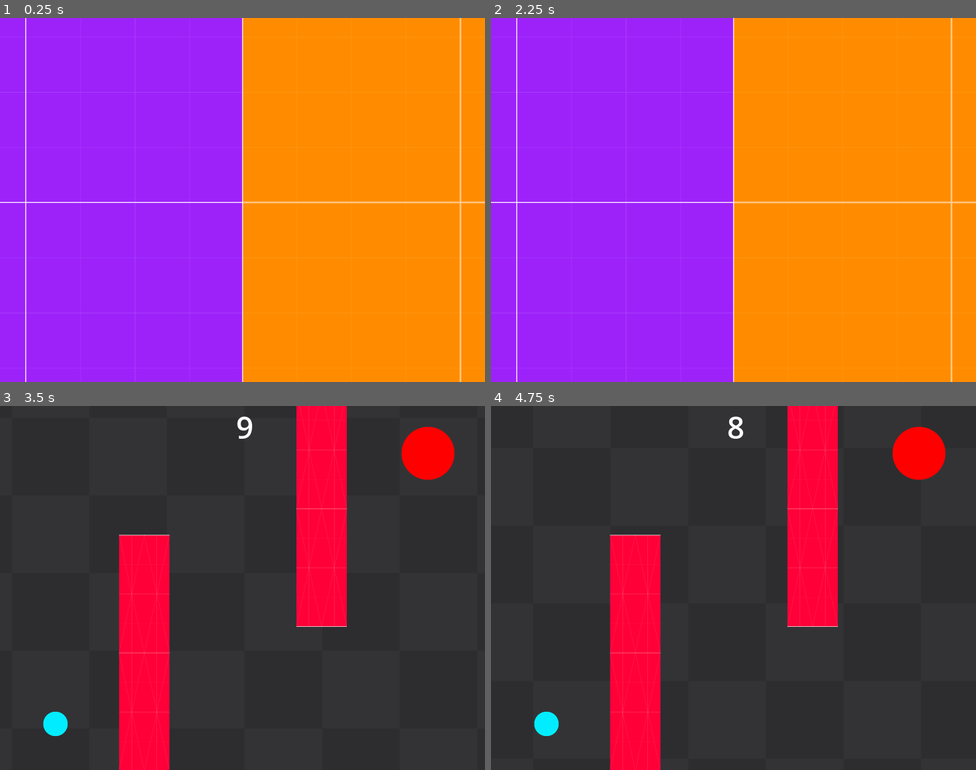
Above: before the commit, frames 1-4 (two rows, left to right).
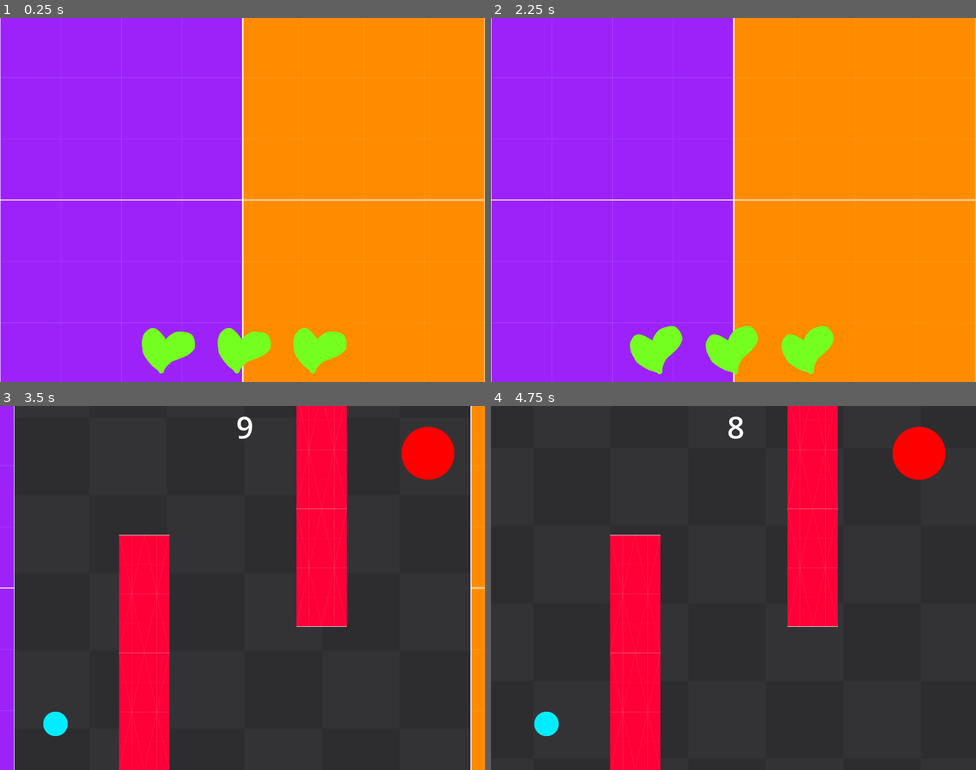
Above: after the commit, the same moments.

Repository: groundsmind/earthRush
Game: Godot game, scene res://Scenes/Game/MainGame.tscn
Same seed, same stepped clock (60 frames per second), same inputs: the game is played once before the commit and once after it. This scene is started directly instead of the project's main scene.
Inputs (mouse positions are in pixels of both pictures, inside the frame that each line leads up to):
- Up to frame 1 (0.25 s): no input
- Up to frame 2 (2.25 s): move the mouse to (840, 181) at 0.52 s; press the mouse at (840, 181) at 0.53 s; move the mouse to (636, 218) at 1.27 s; release the mouse at (636, 218) at 1.28 s; tap C at 1.35 s; move the mouse to (782, 119) at 2.02 s; hold Q from 2.03 s (still down)
- Up to frame 3 (3.5 s): move the mouse to (218, 660) at 2.77 s; release Q at 2.78 s; click (218, 660) at 2.85 s
- Up to frame 4 (4.75 s): move the mouse to (544, 722) at 3.52 s; hold C 3.53-4.28 s; move the mouse to (588, 533) at 4.27 s; tap Q at 4.35 s

The runs differ from the first frame. In frame 1, 5.5% of the frame differs, in the area x 0-100%, y 0-100%; in frame 2, 5.5%; in frame 3, 6.0%; in frame 4, nothing differs.

Commit message:
lives system, only viz for now. need to implement game over still

Diff:
--- a/src/DebugScene.tscn
+++ b/src/DebugScene.tscn
@@ -1,7 +1,7 @@
 [gd_scene format=3 uid="uid://cn67gecooprai"]
 
-[ext_resource type="Texture2D" uid="uid://du0cghd16hlim" path="res://icon.svg" id="1_pfeqe"]
-[ext_resource type="PackedScene" uid="uid://c1pp1kel30348" path="res://foot_tracking/foot_controller.tscn" id="2_47f4b"]
+[ext_resource type="Texture2D" path="res://icon.svg" id="1_pfeqe"]
+[ext_resource type="PackedScene" uid="uid://c1pp1kel30348" path="res://foot_tracking/SampleFootController/foot_controller.tscn" id="2_47f4b"]
 
 [sub_resource type="GDScript" id="GDScript_lti8b"]
 resource_name = "wawa"
--- a/src/Scenes/Game/GameManager.gd
+++ b/src/Scenes/Game/GameManager.gd
@@ -11,16 +11,21 @@
 @onready var transition_animation_player = $TransitionVisuals/Transition/AnimationPlayer
 @onready var victory_label = $TransitionVisuals/Transition/VictoryLabel
 @onready var defeat_label = $TransitionVisuals/Transition/DefeatLabel
-@onready var game_end_timer_display = $Hud/CanvasLayer/GameEndTimerDisplay
+@onready var game_end_timer_display = $GameEndTimerDisplay
+
+var total_hp: int = 3
+@onready var current_hp = total_hp
 
 var current_game : MicroGame
 var transitioning : bool = false
 
-func _ready():
+signal hp_change
+
+func _ready() -> void:
 	transition_timer.timeout.connect(start_transition)
 	transition_timer.start()
 
-func start_transition():
+func start_transition() -> void:
 	print_debug("starting transition...")
 	if game_list.is_empty():
 		print("Game Over! No more microgames left.")
@@ -41,15 +46,16 @@
 	current_game.lost.connect(game_lost)
 	transition_animation_player.play("open")
 
-func game_won(scene):
+func game_won(scene) -> void:
 	print_debug("received game won!")
 	end_microgame(scene, victory_label)
 
-func game_lost(scene):
+func game_lost(scene) -> void:
 	print_debug("received game lost!")
 	end_microgame(scene, defeat_label)
+	decrease_health()
 
-func end_microgame(scene, result_label: Label):
+func end_microgame(scene, result_label: Label) -> void:
 	if transitioning: return
 	transitioning = true
 	transition_animation_player.play("close")
@@ -65,7 +71,11 @@
 		scene.queue_free()
 	current_game = null
 
-func _process(_delta):
+func decrease_health() -> void:
+	current_hp -= 1
+	hp_change.emit()
+
+func _process(_delta) -> void:
 	if is_instance_valid(current_game) and current_game.game_end_timer:
 		game_end_timer_display.text = str(int(current_game.game_end_timer.time_left))
 	else:
--- a/src/Scenes/Game/MainGame.tscn
+++ b/src/Scenes/Game/MainGame.tscn
@@ -5,59 +5,172 @@
 [ext_resource type="Texture2D" uid="uid://cxfsk5bchlypt" path="res://Assets/Sprites/kenney_prototype-textures/PNG/Orange/texture_04.png" id="3_oilwc"]
 [ext_resource type="PackedScene" uid="uid://tx0g7s1e571g" path="res://Scenes/Microgames/Maze/maze.tscn" id="3_to5xg"]
 [ext_resource type="Texture2D" uid="uid://dtmgg7ptua8iq" path="res://Assets/Sprites/kenney_prototype-textures/PNG/Purple/texture_02.png" id="4_oilwc"]
+[ext_resource type="Script" uid="uid://dmd63p8wyuv04" path="res://Scenes/Game/hearts.gd" id="6_1605l"]
+[ext_resource type="Texture2D" uid="uid://ph4fwqaias0l" path="res://Assets/Sprites/UI/heart_full.png" id="7_1605l"]
+[ext_resource type="Texture2D" uid="uid://cyvi4ymsjpvxp" path="res://Assets/Sprites/UI/heart_break.png" id="8_5jl82"]
+[ext_resource type="Script" uid="uid://bfdyh5ldwik4s" path="res://Scripts/heart_swing.gd" id="9_5jl82"]
 
 [sub_resource type="Animation" id="Animation_oilwc"]
 length = 0.001
 tracks/0/type = "value"
 tracks/0/imported = false
 tracks/0/enabled = true
-tracks/0/path = NodePath("LeftDoor:position")
+tracks/0/path = NodePath("Doors/LeftDoor:position")
 tracks/0/interp = 1
 tracks/0/loop_wrap = true
 tracks/0/keys = {
 "times": PackedFloat32Array(0),
-"transitions": PackedFloat32Array(1),
-"update": 0,
-"values": [Vector2(85.00001, 608)]
+"transitions": PackedFloat32Array(0.3298776),
+"update": 0,
+"values": [Vector2(-800, 0)]
 }
 tracks/1/type = "value"
 tracks/1/imported = false
 tracks/1/enabled = true
-tracks/1/path = NodePath("LeftDoor2:position")
+tracks/1/path = NodePath("Doors/RightDoor:position")
 tracks/1/interp = 1
 tracks/1/loop_wrap = true
 tracks/1/keys = {
 "times": PackedFloat32Array(0),
-"transitions": PackedFloat32Array(1),
-"update": 0,
-"values": [Vector2(1518.9999, 608)]
+"transitions": PackedFloat32Array(0.3298776),
+"update": 0,
+"values": [Vector2(800, 0)]
+}
+tracks/2/type = "value"
+tracks/2/imported = false
+tracks/2/enabled = true
+tracks/2/path = NodePath("Hearts/Heart1:position")
+tracks/2/interp = 1
+tracks/2/loop_wrap = true
+tracks/2/keys = {
+"times": PackedFloat32Array(0),
+"transitions": PackedFloat32Array(1),
+"update": 0,
+"values": [Vector2(-250, 0)]
+}
+tracks/3/type = "value"
+tracks/3/imported = false
+tracks/3/enabled = true
+tracks/3/path = NodePath("Hearts/Heart2:position")
+tracks/3/interp = 1
+tracks/3/loop_wrap = true
+tracks/3/keys = {
+"times": PackedFloat32Array(0),
+"transitions": PackedFloat32Array(1),
+"update": 0,
+"values": [Vector2(0, 0)]
+}
+tracks/4/type = "value"
+tracks/4/imported = false
+tracks/4/enabled = true
+tracks/4/path = NodePath("Hearts/Heart3:position")
+tracks/4/interp = 1
+tracks/4/loop_wrap = true
+tracks/4/keys = {
+"times": PackedFloat32Array(0),
+"transitions": PackedFloat32Array(1),
+"update": 0,
+"values": [Vector2(250, 0)]
+}
+tracks/5/type = "value"
+tracks/5/imported = false
+tracks/5/enabled = true
+tracks/5/path = NodePath("Hearts/Heart1:rotation")
+tracks/5/interp = 1
+tracks/5/loop_wrap = true
+tracks/5/keys = {
+"times": PackedFloat32Array(0),
+"transitions": PackedFloat32Array(1),
+"update": 0,
+"values": [0.0]
+}
+tracks/6/type = "value"
+tracks/6/imported = false
+tracks/6/enabled = true
+tracks/6/path = NodePath("Hearts/Heart2:rotation")
+tracks/6/interp = 1
+tracks/6/loop_wrap = true
+tracks/6/keys = {
+"times": PackedFloat32Array(0),
+"transitions": PackedFloat32Array(1),
+"update": 0,
+"values": [0.0]
+}
+tracks/7/type = "value"
+tracks/7/imported = false
+tracks/7/enabled = true
+tracks/7/path = NodePath("Hearts/Heart3:rotation")
+tracks/7/interp = 1
+tracks/7/loop_wrap = true
+tracks/7/keys = {
+"times": PackedFloat32Array(0),
+"transitions": PackedFloat32Array(1),
+"update": 0,
+"values": [0.0]
 }
 
 [sub_resource type="Animation" id="Animation_u6ljv"]
 resource_name = "Close"
+length = 0.5
 tracks/0/type = "value"
 tracks/0/imported = false
 tracks/0/enabled = true
-tracks/0/path = NodePath("LeftDoor:position")
-tracks/0/interp = 1
+tracks/0/path = NodePath("Doors/LeftDoor:position")
+tracks/0/interp = 2
 tracks/0/loop_wrap = true
 tracks/0/keys = {
-"times": PackedFloat32Array(0, 0.96666664),
-"transitions": PackedFloat32Array(5.6568513, 5.6568513),
-"update": 0,
-"values": [Vector2(-761.99994, 608), Vector2(97, 608)]
+"times": PackedFloat32Array(0, 0.5),
+"transitions": PackedFloat32Array(0.5, 5),
+"update": 0,
+"values": [Vector2(-1600, 0), Vector2(-800, 0)]
 }
 tracks/1/type = "value"
 tracks/1/imported = false
 tracks/1/enabled = true
-tracks/1/path = NodePath("LeftDoor2:position")
-tracks/1/interp = 1
+tracks/1/path = NodePath("Doors/RightDoor:position")
+tracks/1/interp = 2
 tracks/1/loop_wrap = true
 tracks/1/keys = {
-"times": PackedFloat32Array(0, 0.9333334),
-"transitions": PackedFloat32Array(5.6568513, 5.6568513),
-"update": 0,
-"values": [Vector2(2366, 608), Vector2(1536, 608)]
+"times": PackedFloat32Array(0, 0.5),
+"transitions": PackedFloat32Array(0.5, 5),
+"update": 0,
+"values": [Vector2(1600, 0), Vector2(800, 0)]
+}
+tracks/2/type = "value"
+tracks/2/imported = false
+tracks/2/enabled = true
+tracks/2/path = NodePath("Hearts/Heart1:position")
+tracks/2/interp = 2
+tracks/2/loop_wrap = true
+tracks/2/keys = {
+"times": PackedFloat32Array(0, 0.20000008),
+"transitions": PackedFloat32Array(1, -0.5),
+"update": 0,
+"values": [Vector2(-250, 250), Vector2(-250, 0)]
+}
+tracks/3/type = "value"
+tracks/3/imported = false
+tracks/3/enabled = true
+tracks/3/path = NodePath("Hearts/Heart2:position")
+tracks/3/interp = 2
+tracks/3/loop_wrap = true
+tracks/3/keys = {
+"times": PackedFloat32Array(0, 0.3),
+"transitions": PackedFloat32Array(1, -0.5),
+"update": 0,
+"values": [Vector2(0, 250), Vector2(0, 0)]
+}
+tracks/4/type = "value"
+tracks/4/imported = false
+tracks/4/enabled = true
+tracks/4/path = NodePath("Hearts/Heart3:position")
+tracks/4/interp = 2
+tracks/4/loop_wrap = true
+tracks/4/keys = {
+"times": PackedFloat32Array(0, 0.40000007),
+"transitions": PackedFloat32Array(1, -0.5),
+"update": 0,
+"values": [Vector2(250, 250), Vector2(250, 0)]
 }
 
 [sub_resource type="Animation" id="Animation_to5xg"]
@@ -65,26 +178,98 @@
 tracks/0/type = "value"
 tracks/0/imported = false
 tracks/0/enabled = true
-tracks/0/path = NodePath("LeftDoor:position")
+tracks/0/path = NodePath("Doors/LeftDoor:position")
 tracks/0/interp = 2
 tracks/0/loop_wrap = true
 tracks/0/keys = {
-"times": PackedFloat32Array(0, 0.96666664),
-"transitions": PackedFloat32Array(0.3298776, 0.3298776),
-"update": 0,
-"values": [Vector2(85.00001, 608), Vector2(-761.99994, 608)]
+"times": PackedFloat32Array(0, 1),
+"transitions": PackedFloat32Array(0.3298776, 0.5),
+"update": 0,
+"values": [Vector2(-800, 0), Vector2(-1600, 0)]
 }
 tracks/1/type = "value"
 tracks/1/imported = false
 tracks/1/enabled = true
-tracks/1/path = NodePath("LeftDoor2:position")
+tracks/1/path = NodePath("Doors/RightDoor:position")
 tracks/1/interp = 2
 tracks/1/loop_wrap = true
 tracks/1/keys = {
-"times": PackedFloat32Array(0, 0.96666664),
-"transitions": PackedFloat32Array(0.3298776, 0.3298776),
-"update": 0,
-"values": [Vector2(1518.9999, 608), Vector2(2366, 608)]
+"times": PackedFloat32Array(0, 1),
+"transitions": PackedFloat32Array(0.3298776, 0.5),
+"update": 0,
+"values": [Vector2(800, 0), Vector2(1600, 0)]
+}
+tracks/2/type = "value"
+tracks/2/imported = false
+tracks/2/enabled = true
+tracks/2/path = NodePath("Hearts/Heart1:position")
+tracks/2/interp = 2
+tracks/2/loop_wrap = true
+tracks/2/keys = {
+"times": PackedFloat32Array(5.9604645e-08, 0.23333333),
+"transitions": PackedFloat32Array(3.3635814, 1),
+"update": 0,
+"values": [Vector2(-250, 0), Vector2(-250, 250)]
+}
+tracks/3/type = "value"
+tracks/3/imported = false
+tracks/3/enabled = true
+tracks/3/path = NodePath("Hearts/Heart2:position")
+tracks/3/interp = 2
+tracks/3/loop_wrap = true
+tracks/3/keys = {
+"times": PackedFloat32Array(0, 0.3333333),
+"transitions": PackedFloat32Array(3.3635814, 1),
+"update": 0,
+"values": [Vector2(0, 0), Vector2(0, 250)]
+}
+tracks/4/type = "value"
+tracks/4/imported = false
+tracks/4/enabled = true
+tracks/4/path = NodePath("Hearts/Heart3:position")
+tracks/4/interp = 2
+tracks/4/loop_wrap = true
+tracks/4/keys = {
+"times": PackedFloat32Array(0, 0.43333334),
+"transitions": PackedFloat32Array(3.3635814, 1),
+"update": 0,
+"values": [Vector2(250, 0), Vector2(250, 250)]
+}
+tracks/5/type = "value"
+tracks/5/imported = false
+tracks/5/enabled = true
+tracks/5/path = NodePath("Hearts/Heart1:rotation")
+tracks/5/interp = 2
+tracks/5/loop_wrap = true
+tracks/5/keys = {
+"times": PackedFloat32Array(0, 0.23333333),
+"transitions": PackedFloat32Array(1, -2),
+"update": 0,
+"values": [0.0, 6.283185307179586]
+}
+tracks/6/type = "value"
+tracks/6/imported = false
+tracks/6/enabled = true
+tracks/6/path = NodePath("Hearts/Heart2:rotation")
+tracks/6/interp = 2
+tracks/6/loop_wrap = true
+tracks/6/keys = {
+"times": PackedFloat32Array(0, 0.33333334),
+"transitions": PackedFloat32Array(1, -2),
+"update": 0,
+"values": [0.0, 6.283185307179586]
+}
+tracks/7/type = "value"
+tracks/7/imported = false
+tracks/7/enabled = true
+tracks/7/path = NodePath("Hearts/Heart3:rotation")
+tracks/7/interp = 2
+tracks/7/loop_wrap = true
+tracks/7/keys = {
+"times": PackedFloat32Array(0, 0.43333334),
+"transitions": PackedFloat32Array(1, -2),
+"update": 0,
+"values": [0.0, 6.283185307179586]
 }
 
 [sub_resource type="AnimationLibrary" id="AnimationLibrary_nl514"]
@@ -100,11 +285,11 @@
 microgame_parent = NodePath("MicrogameContainer")
 
 [node name="Label" type="Label" parent="." unique_id=1009039504]
-visible = false
 offset_left = 560.0
 offset_top = 501.0
 offset_right = 1061.0
 offset_bottom = 689.0
+theme_override_constants/outline_size = 46
 theme_override_font_sizes/font_size = 128
 text = "[ AÇÃO ]"
 metadata/_edit_use_anchors_ = true
@@ -115,19 +300,52 @@
 
 [node name="MicrogameContainer" type="Node2D" parent="." unique_id=1276752174]
 
+[node name="GameEndTimerDisplay" type="Label" parent="." unique_id=1718456006]
+offset_left = 779.0
+offset_right = 819.0
+offset_bottom = 166.0
+theme_override_font_sizes/font_size = 100
+metadata/_edit_use_anchors_ = true
+
 [node name="TransitionVisuals" type="Node2D" parent="." unique_id=935402483]
 
 [node name="Transition" type="CanvasGroup" parent="TransitionVisuals" unique_id=1643440304]
 
-[node name="LeftDoor" type="Sprite2D" parent="TransitionVisuals/Transition" unique_id=687663436]
-position = Vector2(85.00001, 608)
-scale = Vector2(1.40625, 1.4204068)
+[node name="Doors" type="Node2D" parent="TransitionVisuals/Transition" unique_id=1732989931]
+position = Vector2(800, 600)
+
+[node name="LeftDoor" type="Sprite2D" parent="TransitionVisuals/Transition/Doors" unique_id=687663436]
+position = Vector2(-800, 0)
+scale = Vector2(1.5625001, 1.5781255)
 texture = ExtResource("4_oilwc")
 
-[node name="LeftDoor2" type="Sprite2D" parent="TransitionVisuals/Transition" unique_id=1223763251]
-position = Vector2(1518.9999, 608)
-scale = Vector2(1.40625, 1.4204068)
+[node name="RightDoor" type="Sprite2D" parent="TransitionVisuals/Transition/Doors" unique_id=1223763251]
+position = Vector2(800, 0)
+scale = Vector2(1.5625, 1.5781254)
 texture = ExtResource("3_oilwc")
+
+[node name="Hearts" type="Node2D" parent="TransitionVisuals/Transition" unique_id=1567376117]
+position = Vector2(800, 1100)
+script = ExtResource("6_1605l")
+full_texture = ExtResource("7_1605l")
+broken_texture = ExtResource("8_5jl82")
+
+[node name="Heart1" type="Sprite2D" parent="TransitionVisuals/Transition/Hearts" unique_id=1160832858]
+position = Vector2(-250, 0)
+scale = Vector2(0.4, 0.4)
+texture = ExtResource("7_1605l")
+script = ExtResource("9_5jl82")
+
+[node name="Heart2" type="Sprite2D" parent="TransitionVisuals/Transition/Hearts" unique_id=556158717]
+scale = Vector2(0.4, 0.4)
+texture = ExtResource("7_1605l")
+script = ExtResource("9_5jl82")
+
+[node name="Heart3" type="Sprite2D" parent="TransitionVisuals/Transition/Hearts" unique_id=1666742178]
+position = Vector2(250, 0)
+scale = Vector2(0.4, 0.4)
+texture = ExtResource("7_1605l")
+script = ExtResource("9_5jl82")
 
 [node name="AnimationPlayer" type="AnimationPlayer" parent="TransitionVisuals/Transition" unique_id=957542050]
 libraries/ = SubResource("AnimationLibrary_nl514")
@@ -138,6 +356,7 @@
 offset_top = 522.0
 offset_right = 948.0
 offset_bottom = 688.0
+theme_override_constants/outline_size = 32
 theme_override_font_sizes/font_size = 121
 text = "Win!!"
 metadata/_edit_use_anchors_ = true
@@ -148,17 +367,7 @@
 offset_top = 516.0
 offset_right = 996.0
 offset_bottom = 673.0
+theme_override_constants/outline_size = 32
 theme_override_font_sizes/font_size = 115
 text = "lose... :("
 metadata/_edit_use_anchors_ = true
-
-[node name="Hud" type="CanvasGroup" parent="." unique_id=1921520872]
-
-[node name="CanvasLayer" type="CanvasLayer" parent="Hud" unique_id=393611598]
-
-[node name="GameEndTimerDisplay" type="Label" parent="Hud/CanvasLayer" unique_id=1718456006]
-offset_left = 779.0
-offset_right = 819.0
-offset_bottom = 166.0
-theme_override_font_sizes/font_size = 100
-metadata/_edit_use_anchors_ = true
--- /dev/null
+++ b/src/Scenes/Game/hearts.gd
@@ -0,0 +1,23 @@
+extends Node2D
+
+@export var full_texture: Texture2D
+@export var broken_texture: Texture2D
+
+@onready var hearts: Array = get_children()
+@onready var game_mgr: Node2D = $"../../.."
+
+var curr_heart_idx: int = 2
+var hp: int
+
+func _ready() -> void:
+	for heart in hearts:
+		heart.texture = full_texture
+	while game_mgr.current_hp == null:
+		await get_tree().process_frame
+	game_mgr.hp_change.connect(_on_hp_decrease)
+	hp = game_mgr.current_hp
+
+func _on_hp_decrease() -> void:
+	if curr_heart_idx >= 0 and curr_heart_idx < hearts.size():
+		hearts[curr_heart_idx].texture = broken_texture
+		curr_heart_idx -= 1
--- a/src/Scenes/Microgames/Maze/maze.tscn
+++ b/src/Scenes/Microgames/Maze/maze.tscn
@@ -2,8 +2,8 @@
 
 [ext_resource type="Script" uid="uid://de2s4dwf46ygw" path="res://Scenes/Microgames/Maze/maze.gd" id="1_lbbp5"]
 [ext_resource type="Texture2D" uid="uid://dukine88ffubf" path="res://Assets/Sprites/kenney_prototype-textures/PNG/Dark/texture_08.png" id="2_u3cjg"]
-[ext_resource type="Texture2D" uid="uid://rfdhlvcp7ql7" path="res://foot_tracking/circ.png" id="3_i2hgv"]
-[ext_resource type="Texture2D" uid="uid://cd3j2aseai3op" path="res://foot_tracking/circ2.png" id="4_qjy00"]
+[ext_resource type="Texture2D" uid="uid://rfdhlvcp7ql7" path="res://foot_tracking/Assets/circ.png" id="3_i2hgv"]
+[ext_resource type="Texture2D" uid="uid://cd3j2aseai3op" path="res://foot_tracking/Assets/circ2.png" id="4_qjy00"]
 [ext_resource type="PackedScene" uid="uid://bd5oq233uoheb" path="res://Scenes/FunctionNodes/MouseDrag/MouseClickDrag.tscn" id="5_fblpv"]
 [ext_resource type="Texture2D" uid="uid://diml067yew64w" path="res://Assets/Sprites/kenney_prototype-textures/PNG/Red/texture_05.png" id="6_3rhrr"]
 
--- a/src/Scenes/Microgames/SampleMicrogame/SampleMicrogame.tscn
+++ b/src/Scenes/Microgames/SampleMicrogame/SampleMicrogame.tscn
@@ -2,8 +2,8 @@
 
 [ext_resource type="Script" uid="uid://djruyenv3lubg" path="res://Scenes/Microgames/SampleMicrogame/sample_microgame.gd" id="1_0ic3k"]
 [ext_resource type="Texture2D" uid="uid://dukine88ffubf" path="res://Assets/Sprites/kenney_prototype-textures/PNG/Dark/texture_08.png" id="2_fgcia"]
-[ext_resource type="Texture2D" uid="uid://rfdhlvcp7ql7" path="res://foot_tracking/circ.png" id="2_shixa"]
-[ext_resource type="Texture2D" uid="uid://cd3j2aseai3op" path="res://foot_tracking/circ2.png" id="3_fgcia"]
+[ext_resource type="Texture2D" uid="uid://rfdhlvcp7ql7" path="res://foot_tracking/Assets/circ.png" id="2_shixa"]
+[ext_resource type="Texture2D" uid="uid://cd3j2aseai3op" path="res://foot_tracking/Assets/circ2.png" id="3_fgcia"]
 [ext_resource type="PackedScene" uid="uid://bd5oq233uoheb" path="res://Scenes/FunctionNodes/MouseDrag/MouseClickDrag.tscn" id="5_fgcia"]
 
 [sub_resource type="CircleShape2D" id="CircleShape2D_g4v7s"]
--- a/src/Scenes/Title/TitleScreen.tscn
+++ b/src/Scenes/Title/TitleScreen.tscn
@@ -1,6 +1,17 @@
 [gd_scene format=3 uid="uid://cal3gy6gs6ymk"]
 
+[ext_resource type="Texture2D" uid="uid://dukine88ffubf" path="res://Assets/Sprites/kenney_prototype-textures/PNG/Dark/texture_08.png" id="1_ddlbn"]
+
 [node name="TitleScreen" type="Node2D" unique_id=288353752]
+
+[node name="ScrollingBG" type="Parallax2D" parent="." unique_id=1788296517]
+repeat_size = Vector2(1024, 1024)
+autoscroll = Vector2(80, 80)
+repeat_times = 3
+
+[node name="BG Sprite" type="Sprite2D" parent="ScrollingBG" unique_id=1929285016]
+texture = ExtResource("1_ddlbn")
+offset = Vector2(512, 512)
 
 [node name="Label" type="Label" parent="." unique_id=1009098578]
 offset_left = 446.0
--- /dev/null
+++ b/src/Scripts/heart_swing.gd
@@ -0,0 +1,12 @@
+extends Sprite2D
+
+var time: float = 0.0
+@export var speed: float = 2.0
+@export var amplitude: float = 0.25
+
+func _ready() -> void:
+	time += randf_range(0.01, 0.05)
+
+func _process(delta: float) -> void:
+	time += delta
+	rotation = sin(time * speed) * amplitude
--- a/src/foot_tracking/main.tscn
+++ b/src/foot_tracking/FootTrackingDebug/DebugScene.tscn
@@ -1,7 +1,7 @@
 [gd_scene format=3 uid="uid://bmomjip6buld"]
 
 [ext_resource type="Script" path="res://_example/syn.gd" id="1_38rdq"]
-[ext_resource type="PackedScene" uid="uid://c1pp1kel30348" path="res://foot_tracking/foot_controller.tscn" id="2_35e0i"]
+[ext_resource type="PackedScene" uid="uid://c1pp1kel30348" path="res://foot_tracking/SampleFootController/foot_controller.tscn" id="2_35e0i"]
 
 [node name="Node2D" type="Node2D" unique_id=330947271]
 
--- a/src/foot_tracking/foot_controller.tscn
+++ b/src/foot_tracking/SampleFootController/foot_controller.tscn
@@ -1,6 +1,6 @@
 [gd_scene format=3 uid="uid://c1pp1kel30348"]
 
-[ext_resource type="Script" uid="uid://2w8odxwlo8ae" path="res://foot_tracking/FeetTracking.gd" id="1_rwjbm"]
+[ext_resource type="Script" uid="uid://2w8odxwlo8ae" path="res://foot_tracking/SampleFootController/FeetTracking.gd" id="1_rwjbm"]
 
 [sub_resource type="Gradient" id="Gradient_5x15e"]
 interpolation_mode = 2
--- a/src/project.godot
+++ b/src/project.godot
@@ -31,15 +31,19 @@
 [file_customization]
 
 folder_colors={
-"res://Assets/": "blue",
-"res://Scenes/": "orange",
+"res://Assets/": "red",
+"res://Scenes/": "teal",
 "res://Scenes/FunctionNodes/": "green",
-"res://Scenes/Game/": "red",
-"res://Scenes/Microgames/": "red",
-"res://Scenes/Title/": "red",
-"res://Scripts/": "purple",
-"res://TTEA/": "pink",
-"res://foot_tracking/": "pink"
+"res://Scenes/Game/": "teal",
+"res://Scenes/Microgames/": "teal",
+"res://Scenes/Title/": "teal",
+"res://Scripts/": "orange",
+"res://TTEA/": "green",
+"res://TTEA/assets/": "red",
+"res://foot_tracking/": "blue",
+"res://foot_tracking/Assets/": "red",
+"res://foot_tracking/Calibration/": "green",
+"res://foot_tracking/FootTrackingDebug/": "gray"
 }
 
 [input]
Binary file added: src/Assets/Sprites/UI/heart_break.png
Not shown, added: src/Assets/Sprites/UI/heart_break.png.import
Binary file added: src/Assets/Sprites/UI/heart_full.png
Not shown, changed: src/Assets/Sprites/UI/heart_full.png.import
Not shown, added: src/Scenes/Game/hearts.gd.uid
Not shown, added: src/Scripts/heart_swing.gd.uid
Not shown, added: src/addons/sound_manager/abstract_audio_player_pool.gd
Not shown, added: src/addons/sound_manager/abstract_audio_player_pool.gd.uid
Not shown, added: src/addons/sound_manager/ambient_sounds.gd
Not shown, added: src/addons/sound_manager/ambient_sounds.gd.uid
Not shown, added: src/addons/sound_manager/music.gd
Not shown, added: src/addons/sound_manager/music.gd.uid
(and 19 more such lines)
